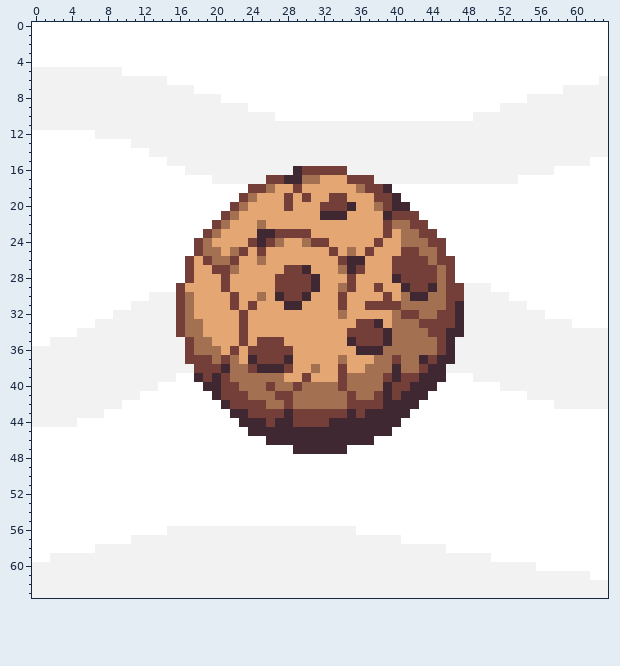
One commit to this pixel-art sprite: assets/defaultprofilepictures/pixel_art_cookie.png. Above: the version before the commit.
The file is 512x512 pixels, drawn in blocks of 8x8; one block is one cell here.
After:
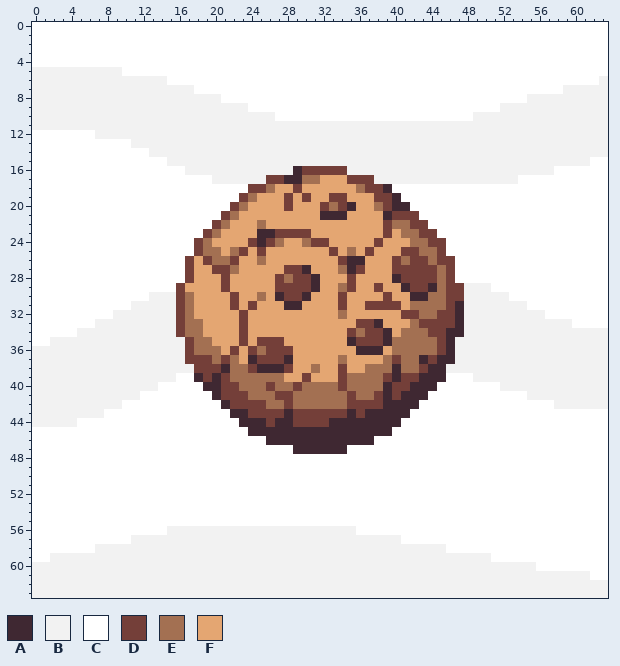
Palette (. is transparent): A #3f2832  B #f2f2f2  C #ffffff  D #743f39  E #a37052  F #e4a672
Changes in this commit:
{"y":20,"x":33,"old":"D","new":"E"}
{"y":24,"x":41,"old":"E","new":"F"}
{"y":26,"x":41,"old":"D","new":"E"}
{"y":28,"x":28,"old":"D","new":"E"}
{"y":30,"x":41,"old":"E","new":"F"}
{"y":31,"x":41,"old":"E","new":"F"}
{"y":32,"x":40,"old":"E","new":"F"}
{"y":33,"x":40,"old":"EE","new":"FF"}
{"y":34,"x":36,"old":"D","new":"E"}
{"y":34,"x":40,"old":"E","new":"F"}
{"y":36,"x":25,"old":"D","new":"E"}
{"y":36,"x":39,"old":"E","new":"F"}
{"y":37,"x":38,"old":"E","new":"F"}
